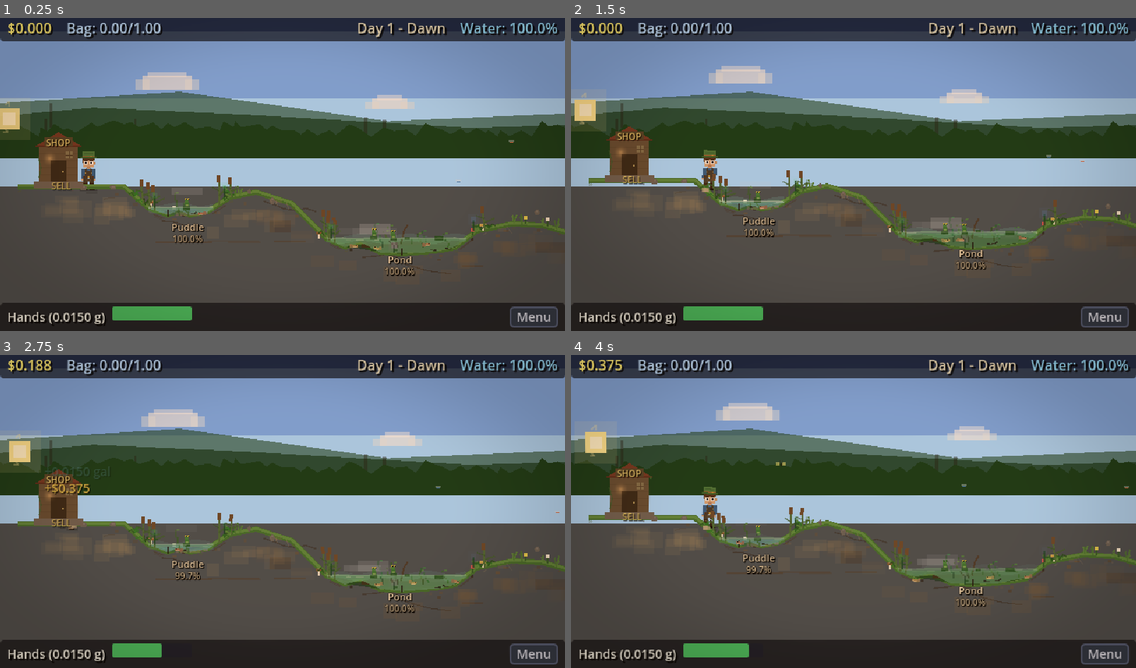
Above: before the commit, frames 1-4 (two rows, left to right).
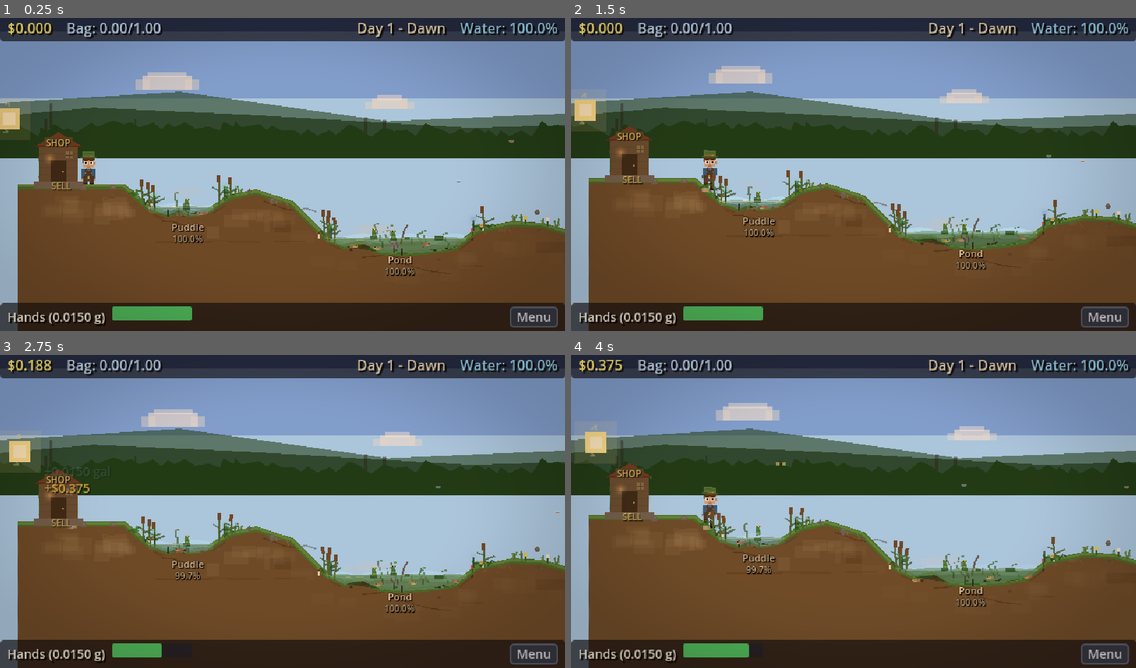
Above: after the commit, the same moments.

Repository: mattmascolo/DrainTheSwamp
Game: Godot game, scene res://scenes/main.tscn
The game is run twice, just before and just after one commit, with the same random seed, the same clock (stepped at 60 frames per second) and the same inputs.
Inputs:
- Up to frame 1 (0.25 s): no input
- Up to frame 2 (1.5 s): tap Enter at 0.5 s; hold Shift 0.53-1.28 s; hold D (move_right) from 0.53 s (still down); tap Up (ui_up) at 0.77, 0.8, 1.07, 1.35 s
- Up to frame 3 (2.75 s): tap Up (ui_up) at 1.52, 1.82, 2.3 s; tap Shift at 1.55 s; release D (move_right) at 2.03 s; hold A (move_left) from 2.03 s (still down); tap Space (scoop) at 2.1 s
- Up to frame 4 (4 s): release A (move_left) at 2.78 s; hold D (move_right) from 2.78 s (still down); tap Shift at 2.85 s; tap Up (ui_up) at 3.02, 3.32, 3.77, 3.8 s; hold Shift from 3.53 s (still down)

The runs differ from the first frame. In frame 1, 33% of the frame differs, in the area x 0-100%, y 53-100%; in frame 2, 33%, in the area x 0-100%, y 52-100%; in frame 3, 32%; in frame 4, 33%.
Error before the commit: Invalid call. Nonexistent function 'get_carrying_capacity' in base 'Node (game_manager.gd)'. (res://scripts/player/player.gd:206)
Error after the commit: Invalid call. Nonexistent function 'get_carrying_capacity' in base 'Node (game_manager.gd)'. (res://scripts/player/player.gd:228)

Commit message:
Fix terrain fill for deep pools, add dev fly mode (F5)
Terrain/sky/wall fills now dynamically extend to deepest terrain point
instead of hardcoded y=480. Camera limit_bottom raised to 700. Dev fly
mode toggles with F5 (arrow keys + shift for 3x speed).

Co-Authored-By: Claude Opus 4.6 <noreply@anthropic.com>

Diff:
--- a/scenes/player/player.tscn
+++ b/scenes/player/player.tscn
@@ -330,4 +330,4 @@
 limit_left = -60
 limit_top = -60
 limit_right = 5600
-limit_bottom = 440
+limit_bottom = 700
--- a/scripts/game_world.gd
+++ b/scripts/game_world.gd
@@ -507,6 +507,13 @@
 # --- Sky & Atmosphere ---
 func _build_sky() -> void:
 	var world_w: float = terrain_points[terrain_points.size() - 1].x + 200.0
+	# Find deepest point to extend sky behind all terrain
+	var max_y: float = 0.0
+	for pt in terrain_points:
+		if pt.y > max_y:
+			max_y = pt.y
+	var sky_bottom: float = max_y + 200.0
+
 	# Three-band sky gradient
 	var sky_top := ColorRect.new()
 	sky_top.position = Vector2(-100, -80)
@@ -524,7 +531,7 @@
 
 	var sky_bot := ColorRect.new()
 	sky_bot.position = Vector2(-100, 96)
-	sky_bot.size = Vector2(world_w + 200, 100)
+	sky_bot.size = Vector2(world_w + 200, sky_bottom - 96)
 	sky_bot.color = SKY_COLOR_BOTTOM
 	sky_bot.z_index = -12
 	sky_layer.add_child(sky_bot)
@@ -680,13 +687,20 @@
 	treeline_layer.add_child(treeline2)
 
 func _build_terrain() -> void:
+	# Find the deepest terrain point to set the fill bottom
+	var max_y: float = 0.0
+	for pt in terrain_points:
+		if pt.y > max_y:
+			max_y = pt.y
+	var fill_bottom: float = max_y + 100.0
+
 	# Main ground polygon
 	terrain_polygon = Polygon2D.new()
 	var ground_points: PackedVector2Array = PackedVector2Array()
 	for pt in terrain_points:
 		ground_points.append(pt)
-	ground_points.append(Vector2(terrain_points[-1].x, 480))
-	ground_points.append(Vector2(terrain_points[0].x, 480))
+	ground_points.append(Vector2(terrain_points[-1].x, fill_bottom))
+	ground_points.append(Vector2(terrain_points[0].x, fill_bottom))
 	terrain_polygon.polygon = ground_points
 	terrain_polygon.color = GROUND_COLOR
 	terrain_polygon.z_index = 0
@@ -697,8 +711,8 @@
 	var mid_points: PackedVector2Array = PackedVector2Array()
 	for pt in terrain_points:
 		mid_points.append(Vector2(pt.x, pt.y + 10))
-	mid_points.append(Vector2(terrain_points[-1].x, 480))
-	mid_points.append(Vector2(terrain_points[0].x, 480))
+	mid_points.append(Vector2(terrain_points[-1].x, fill_bottom))
+	mid_points.append(Vector2(terrain_points[0].x, fill_bottom))
 	midsoil.polygon = mid_points
 	midsoil.color = GROUND_MID_COLOR
 	midsoil.z_index = -1
@@ -709,8 +723,8 @@
 	var sub_points: PackedVector2Array = PackedVector2Array()
 	for pt in terrain_points:
 		sub_points.append(Vector2(pt.x, pt.y + 24))
-	sub_points.append(Vector2(terrain_points[-1].x, 480))
-	sub_points.append(Vector2(terrain_points[0].x, 480))
+	sub_points.append(Vector2(terrain_points[-1].x, fill_bottom))
+	sub_points.append(Vector2(terrain_points[0].x, fill_bottom))
 	subsoil.polygon = sub_points
 	subsoil.color = GROUND_DARK_COLOR
 	subsoil.z_index = -2
@@ -763,15 +777,16 @@
 	var left_wall := CollisionShape2D.new()
 	var lw_shape := SegmentShape2D.new()
 	lw_shape.a = Vector2(-20, -100)
-	lw_shape.b = Vector2(-20, 480)
+	lw_shape.b = Vector2(-20, fill_bottom)
 	left_wall.shape = lw_shape
 	terrain_body.add_child(left_wall)
 
 	# Right wall
+	var right_x: float = terrain_points[-1].x + 40.0
 	var right_wall := CollisionShape2D.new()
 	var rw_shape := SegmentShape2D.new()
-	rw_shape.a = Vector2(1940, -100)
-	rw_shape.b = Vector2(1940, 480)
+	rw_shape.a = Vector2(right_x, -100)
+	rw_shape.b = Vector2(right_x, fill_bottom)
 	right_wall.shape = rw_shape
 	terrain_body.add_child(right_wall)
 
--- a/scripts/player/player.gd
+++ b/scripts/player/player.gd
@@ -31,6 +31,10 @@
 
 # Phase 16: Speed lines
 var speed_line_timer: float = 0.0
+
+# Dev fly mode
+var fly_mode: bool = false
+const FLY_SPEED: float = 400.0
 
 # Lantern system
 var lantern_light: PointLight2D = null
@@ -80,8 +84,26 @@
 				GameManager.money += 100000.0
 				GameManager.money_changed.emit(GameManager.money)
 				_spawn_floating_text("+$100,000", Color(1.0, 0.85, 0.2))
+			KEY_F5:
+				fly_mode = not fly_mode
+				if fly_mode:
+					_spawn_floating_text("FLY MODE ON", Color(0.4, 1.0, 0.4))
+				else:
+					_spawn_floating_text("FLY MODE OFF", Color(1.0, 0.4, 0.4))
 
 func _physics_process(delta: float) -> void:
+	# Fly mode: free movement, no gravity, no collision
+	if fly_mode:
+		var dir_x: float = Input.get_axis("move_left", "move_right")
+		var dir_y: float = Input.get_axis("ui_up", "ui_down")
+		var fly_speed: float = FLY_SPEED
+		if Input.is_key_pressed(KEY_SHIFT):
+			fly_speed *= 3.0
+		position += Vector2(dir_x, dir_y) * fly_speed * delta
+		velocity = Vector2.ZERO
+		is_walking = false
+		return
+
 	# Gravity
 	if not is_on_floor():
 		velocity.y += GRAVITY * delta
